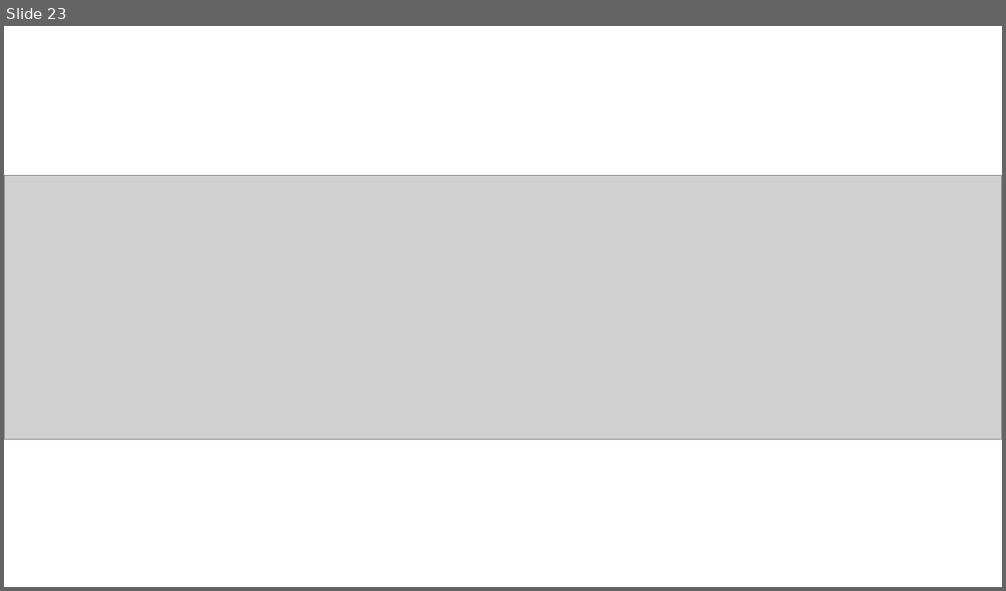
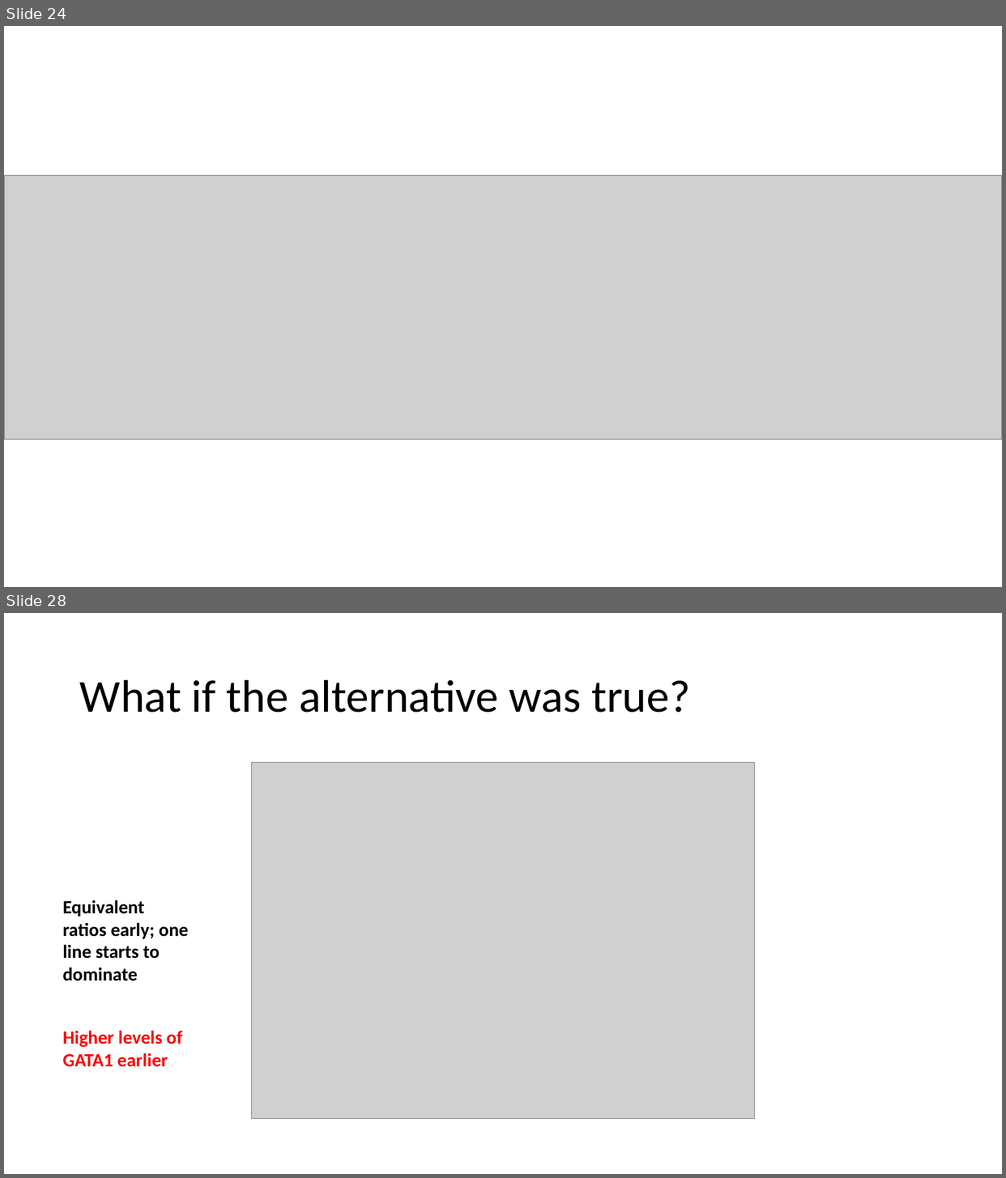
Before and after one commit to caleblareau/BST290-AdvCompBio, a slide deck: Presentations/LiveImage_Presentation.pptx. Shown one above the other, each under a label of ours: slide 23 before the commit, slides 24 and 28 after it; the slides between them are not shown. The pictures are 1006x591 and 1006x1178 pixels, drawn with LibreOffice and Linux fonts; fonts in the diff are those of the drawing; grey boxes stand for pictures. Boxes give left, top, right and bottom in pixels: in the first picture for what was removed or moved away, otherwise in the second. Text is boxed around its words. In the diff, an @@ line names an element or a change of style, - is before the commit and + after.

Commit message:
Live image slides

```diff
--- a/Presentations/LiveImage_Presentation.pptx
+++ b/Presentations/LiveImage_Presentation.pptx
@@ slide 28 added at [4, 613, 1002, 1174], background #FFFFFF @@
@@ title added at [80, 679, 690, 713], 44 pt, text #000000 @@
+What if the alternative was true?
@@ picture added at [252, 763, 755, 1119] @@
@@ text added at [63, 900, 188, 981], 18 pt, text #000000, bold @@
+Equivalent ratios early; one line starts to dominate
@@ text added at [63, 1030, 183, 1067], 18 pt, text #FF0000, bold @@
+Higher levels of GATA1 earlier
@@ what was slide 23 is now slide 24 @@
```
Also in this commit, not shown: 3 slides changed, 5 other slides added, 2 slides removed.
